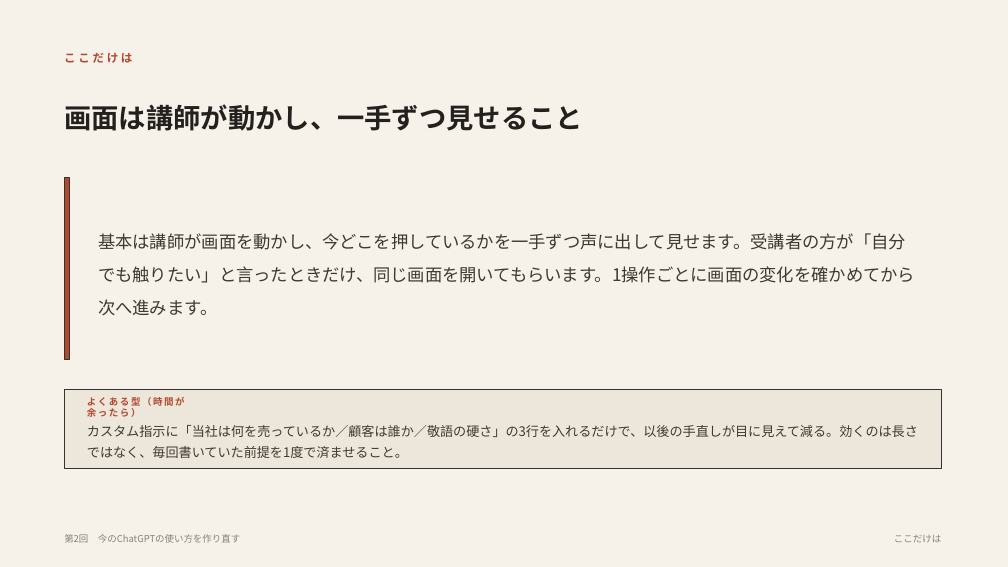
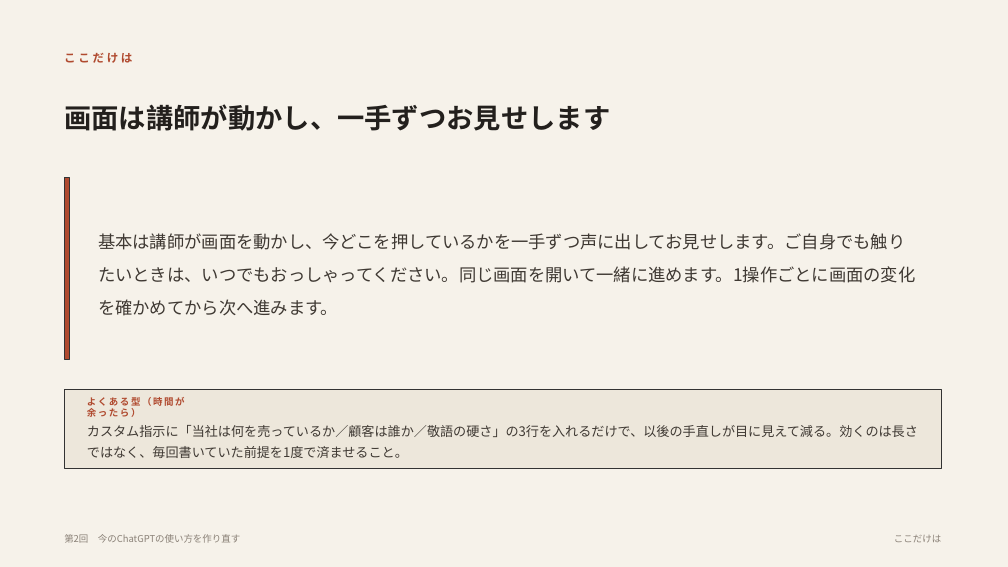
Before and after one commit to yusuke-aoki-bit/founders-ai-program, a slide deck: slide 13 of slides/pptx/第02回_今のChatGPTの使い方を作り直す.pptx. Drawn at 1008x567 pixels with LibreOffice and Linux fonts; fonts in the diff are those of the drawing. Boxes give left, top, right and bottom in pixels: in the first picture for what was removed or moved away, otherwise in the second. Text is boxed around its words. In the diff, an @@ line names an element or a change of style, - is before the commit and + after.

```diff
--- a/slides/pptx/第02回_今のChatGPTの使い方を作り直す.pptx
+++ b/slides/pptx/第02回_今のChatGPTの使い方を作り直す.pptx
@@ text at [64, 104, 610, 131]: text changed @@
-画面は講師が動かし、一手ずつ見せること
+画面は講師が動かし、一手ずつお見せします
@@ text at [98, 233, 915, 316]: text changed @@
-基本は講師が画面を動かし、今どこを押しているかを一手ずつ声に出して見せます。受講者の方が「自分でも触りたい」と言ったときだけ、同じ画面を開いてもらいます。1操作ごとに画面の変化を確かめてから次へ進みます。
+基本は講師が画面を動かし、今どこを押しているかを一手ずつ声に出してお見せします。ご自身でも触りたいときは、いつでもおっしゃってください。同じ画面を開いて一緒に進めます。1操作ごとに画面の変化を確かめてから次へ進みます。
```
